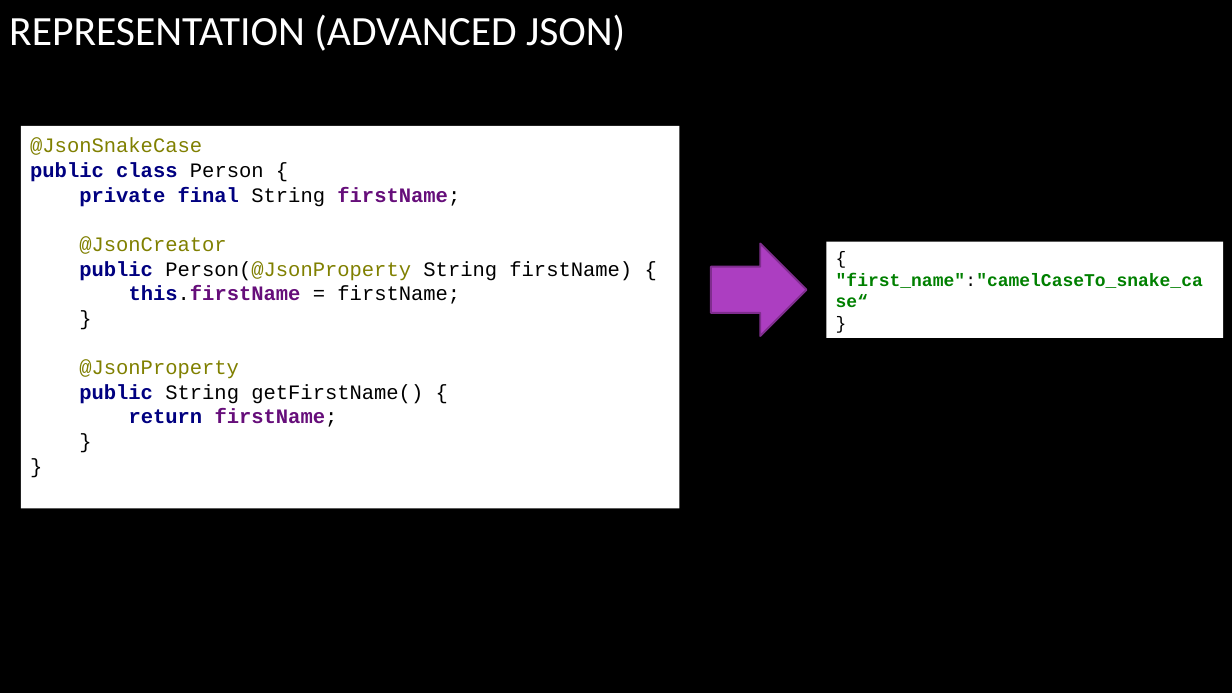
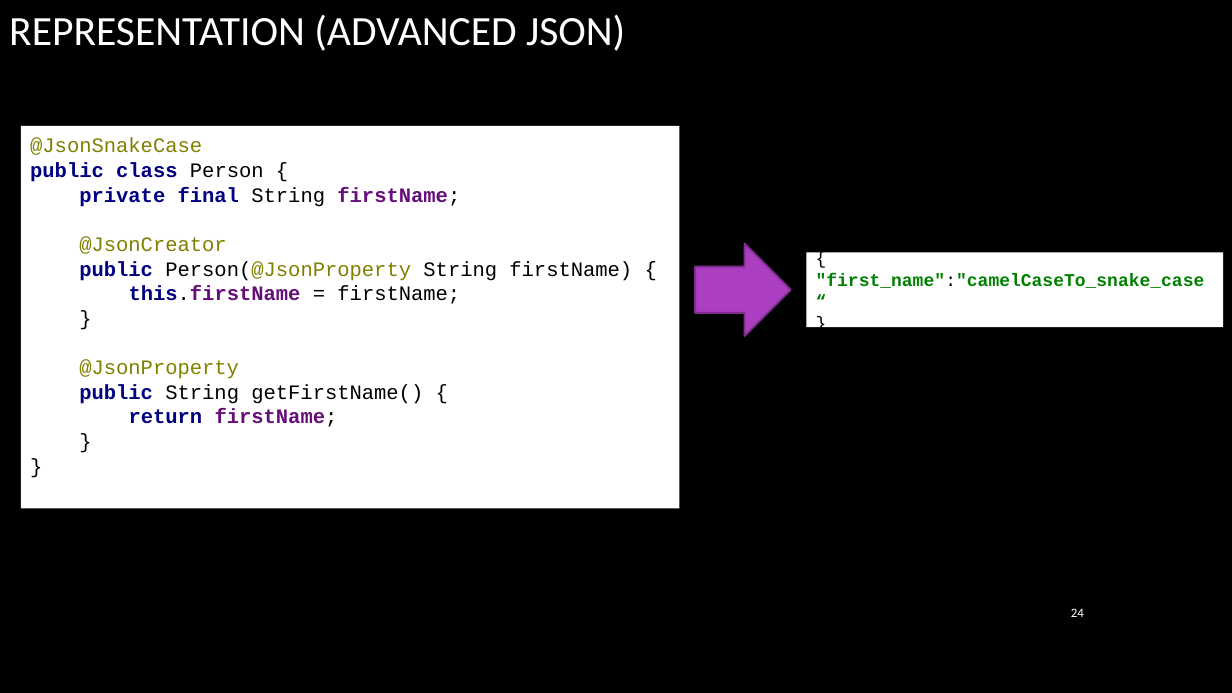
Before and after one commit to arenat/wiza_1, a slide deck: slide 24 of wiza.pptx (slide 22 before the commit). Drawn at 1232x693 pixels with LibreOffice and Linux fonts; fonts in the diff are those of the drawing; background and template pictures are left out. Boxes give left, top, right and bottom in pixels: in the first picture for what was removed or moved away, otherwise in the second. Text is boxed around its words. In the diff, an @@ line names an element or a change of style, - is before the commit and + after.

```diff
--- a/wiza.pptx
+++ b/wiza.pptx
@@ right arrow: place and size @@
-right arrow at (711, 244, 806, 336)
+right arrow at (695, 244, 790, 336)
@@ rectangle "{": place and size @@
-rectangle "{" at (826, 241, 1223, 337)
+rectangle "{" at (807, 252, 1224, 327)
@@ page number added at (1071, 608, 1084, 617), 10 pt, text #FFFFFF @@
+24
```
Also in this commit, not shown: 55 other slides changed, 3 slides added, 1 other file.
